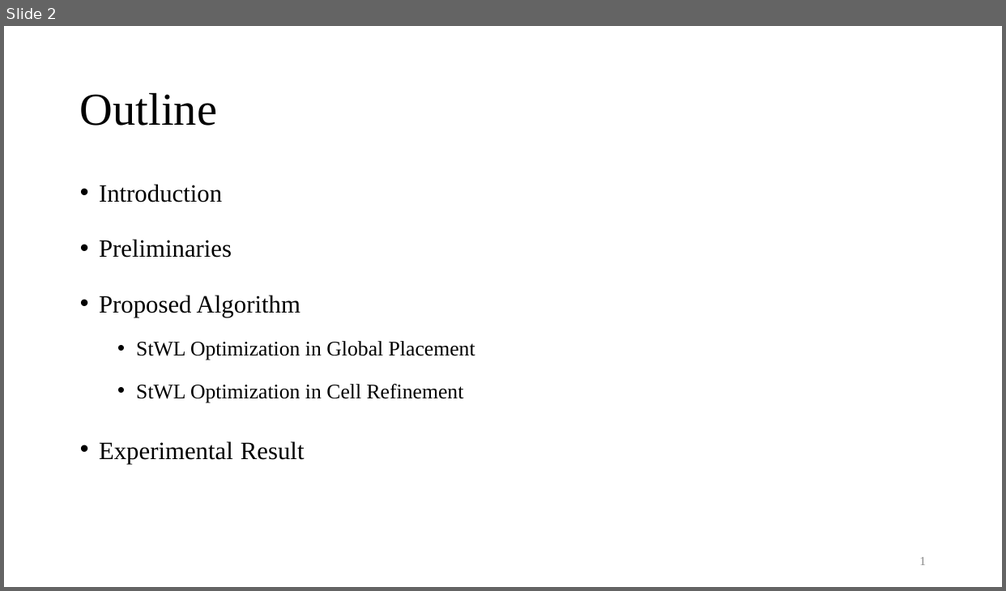
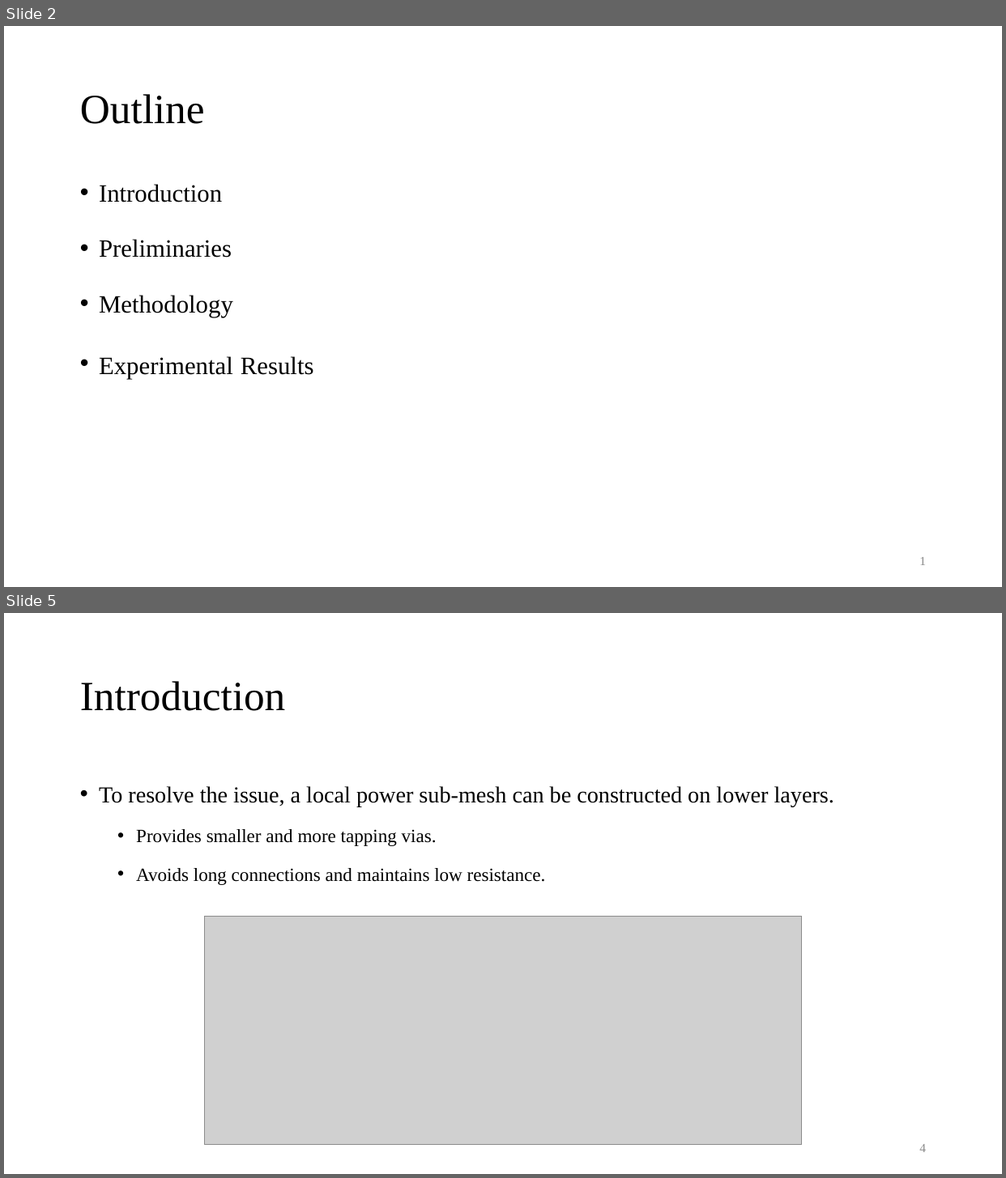
Before and after one commit to Pacific-Feng-Studuies/Studied-Papers, a slide deck: GM/powerplan/Power Sub-Mesh Construction in Multiple Power Domain Design/Power Sub-Mesh Construction in Multiple Power Domain Design.pptx. Shown one above the other, each under a label of ours: slide 2 before the commit, slides 2 and 5 after it; the slides between them are not shown. The pictures are 1006x591 and 1006x1178 pixels, drawn with LibreOffice and Linux fonts; fonts in the diff are those of the drawing; grey boxes stand for pictures. Boxes give left, top, right and bottom in pixels: in the first picture for what was removed or moved away, otherwise in the second. Text is boxed around its words. In the diff, an @@ line names an element or a change of style, - is before the commit and + after.

```diff
--- a/GM/powerplan/Power Sub-Mesh Construction in Multiple Power Domain Design/Power Sub-Mesh Construction in Multiple Power Domain Design.pptx
+++ b/GM/powerplan/Power Sub-Mesh Construction in Multiple Power Domain Design/Power Sub-Mesh Construction in Multiple Power Domain Design.pptx
@@ slide 5 added at bbox=[4, 613, 1002, 1174], background #FFFFFF @@
@@ title added at bbox=[80, 681, 285, 711], 40 pt, text #000000 @@
+Introduction
@@ text added at bbox=[99, 786, 834, 885], 18 pt, text #000000 @@
+• To resolve the issue, a local power sub-mesh can be constructed on lower layers.
+  • Provides smaller and more tapping vias.
+  • Avoids long connections and maintains low resistance.
@@ picture added at bbox=[205, 916, 802, 1144] @@
@@ page number added at bbox=[919, 1144, 926, 1152], 12 pt, text #8C8C8C @@
+4
@@ slide 2 changed as well @@
@@ title "Outline" at bbox=[80, 94, 205, 124]: size 44 to 40 pt @@
@@ text at bbox=[99, 295, 314, 379]: text changed; size 20 to 24 pt @@
-• Proposed Algorithm
-  • StWL Optimization in Global Placement
-  • StWL Optimization in Cell Refinement
-• Experimental Result
+• Methodology
+• Experimental Results
```
Also in this commit, not shown: 3 other slides changed, 22 other slides added, 1 slide removed.
